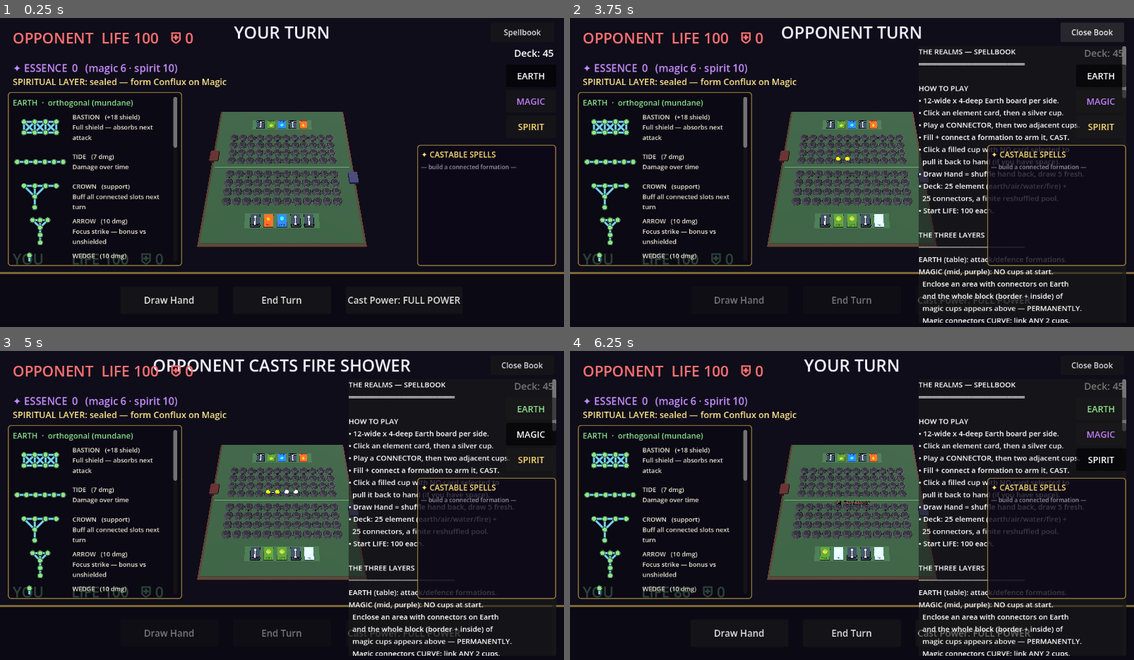
Above: before the commit, frames 1-4 (two rows, left to right).
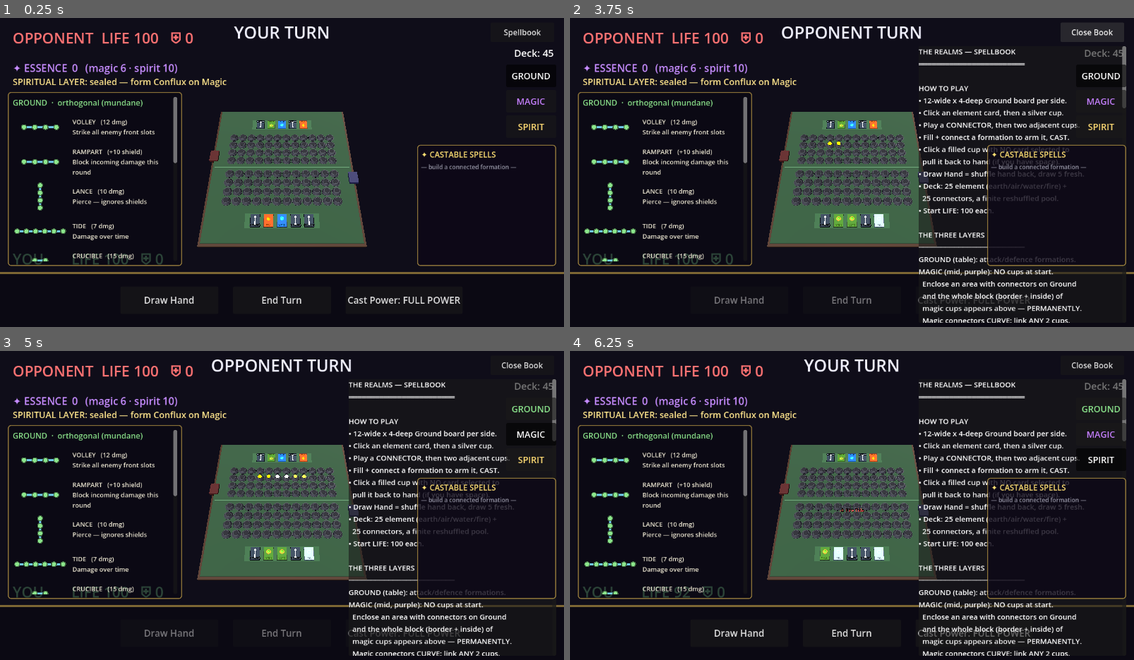
Above: after the commit, the same moments.

Repository: drandyt/the-realms
Game: Godot game, scene res://main.tscn
Same seed, same stepped clock (60 frames per second), same inputs: the game is played once before the commit and once after it.
Inputs (mouse positions are in pixels of both pictures, inside the frame that each line leads up to):
- Up to frame 1 (0.25 s): no input
- Up to frame 2 (3.75 s): click (1100, 76) at 0.5 s, where only the run before the commit has a clickable "EARTH"; click (1100, 76) at 1.25 s, where only the run after the commit has a clickable "GROUND"; click "Draw Hand" at 2 s; click "End Turn" at 2.75 s; click "Spellbook" at 3.5 s
- Up to frame 3 (5 s): click "MAGIC" at 4.25 s
- Up to frame 4 (6.25 s): click "SPIRIT" at 5 s; click (976, 632) at 5.75 s, where only the run before the commit has a clickable "Cast Power: FULL POWER"

The runs differ from the first frame. In frame 1, 3.2% of the frame differs, in the area x 2-98%, y 17-79%; in frame 2, 3.7%; in frame 3, 4.8%, in the area x 2-99%, y 2-87%; in frame 4, 3.7%.

Commit message:
Simplify Ground formations; rename Earth layer → Ground
Formations cut from 10 to 6 clean primitives, all single connected
shapes with orthogonal adjacency only (no diagonals, no disjoint
pieces). Kept: Volley, Rampart, Lance, Tide, Crucible, Bastion.
Dropped: Arrow, Crown, Wedge, Wings (disjoint or complex multi-arm
shapes that didn't read well at a glance).

Renamed the layer identifier from "earth" → "ground" everywhere it
denoted the layer (state, UI tabs, scan/cast dispatch, dim checks,
shape-list header, spellbook text). The element id "earth" (dirt
card) is unchanged. _earth_slot_at → _ground_slot_at, _cast_earth
→ _cast_ground. SPELLS dict pruned to the surviving formations.

Co-Authored-By: Claude Opus 4.7 (1M context) <noreply@anthropic.com>

Diff:
--- a/main.gd
+++ b/main.gd
@@ -34,42 +34,37 @@
 }
 
 # ── Formation definitions ─────────────────────────────────────
-# slots: which player slot indices must ALL be filled + connected
-# Earth shapes are MUNDANE and ORTHOGONAL only (no diagonals — that is
-# Magic's domain). idx = row*COLS + col, rows 0..3, built centre-board.
+# slots: which player slot indices must ALL be filled + connected.
+# Ground shapes are MUNDANE: orthogonal-only adjacency and a single
+# connected shape — no diagonals, no disjoint pieces. (Diagonals and
+# free-form links are Magic's domain.) idx = row*COLS + col on the
+# 12-wide × 4-deep board, built centre-board.
+#
+# Simplified set: lines (4 or 6), one square, one rectangle. Six
+# clean primitives that read at a glance.
 const FORMATIONS: Array[Dictionary] = [
-	{ "name": "Bastion",  "slots": [28,29,30,31,40,41,42,43], "effect": "Full shield — absorbs next attack" },
-	{ "name": "Tide",     "slots": [27,28,29,30,31,32],       "effect": "Damage over time" },
-	{ "name": "Crown",    "slots": [16,17,18,19,29,41],       "effect": "Buff all connected slots next turn" },
-	{ "name": "Arrow",    "slots": [5,6,7,18,30,42],          "effect": "Focus strike — bonus vs unshielded" },
-	{ "name": "Wedge",    "slots": [16,28,40,41,42],          "effect": "Flanking — bypasses shield edge" },
-	{ "name": "Crucible", "slots": [29,30,41,42],             "effect": "Double merged element power" },
-	{ "name": "Wings",    "slots": [28,40,33,45],             "effect": "Hit enemy outer slots" },
-	{ "name": "Rampart",  "slots": [40,41,42,43],             "effect": "Block incoming damage this round" },
-	{ "name": "Volley",   "slots": [4,5,6,7],                 "effect": "Strike all enemy front slots" },
-	{ "name": "Lance",    "slots": [6,18,30,42],              "effect": "Pierce — ignores shields" },
+	{ "name": "Volley",   "slots": [4,5,6,7],                 "effect": "Strike all enemy front slots" },           # — — — — back-row line of 4
+	{ "name": "Rampart",  "slots": [40,41,42,43],             "effect": "Block incoming damage this round" },     # — — — — front-row line of 4
+	{ "name": "Lance",    "slots": [6,18,30,42],              "effect": "Pierce — ignores shields" },             #  |  vertical line of 4
+	{ "name": "Tide",     "slots": [27,28,29,30,31,32],       "effect": "Damage over time" },                     # — — — — — — long line of 6
+	{ "name": "Crucible", "slots": [29,30,41,42],             "effect": "Double merged element power" },          # ▢ 2×2 square
+	{ "name": "Bastion",  "slots": [28,29,30,31,40,41,42,43], "effect": "Full shield — absorbs next attack" },    # ▭ 2×4 block
 ]
 
-# Spell name = formation + dominant element
+# Spell name = formation + dominant element. Deck only draws earth/air/water/fire,
+# but a few other elements are kept here for when the pool widens.
 const SPELLS: Dictionary = {
-	"Rampart_earth":  "Stone Wall",    "Rampart_water":  "Tidal Barrier",
-	"Rampart_life":   "Root Ward",     "Rampart_light":  "Holy Rampart",
-	"Arrow_fire":     "Inferno Strike","Arrow_rage":      "Wrath Bolt",
-	"Arrow_air":      "Gale Dart",     "Arrow_energy":   "Thunder Arrow",
-	"Volley_air":     "Storm Shower",  "Volley_energy":  "Static Burst",
-	"Volley_fire":    "Fire Shower",   "Volley_light":   "Radiant Volley",
+	"Volley_air":     "Storm Shower",   "Volley_energy":  "Static Burst",
+	"Volley_fire":    "Fire Shower",    "Volley_light":   "Radiant Volley",
+	"Rampart_earth":  "Stone Wall",     "Rampart_water":  "Tidal Barrier",
+	"Rampart_life":   "Root Ward",      "Rampart_light":  "Holy Rampart",
 	"Lance_rage":     "Berserker Spike","Lance_light":    "Judgement Beam",
-	"Lance_energy":   "Plasma Lance",  "Lance_fire":     "Flame Lance",
-	"Crucible_fire":  "Firestorm",     "Crucible_water": "Mud Lock",
-	"Crucible_life":  "Bloom Surge",   "Crucible_energy":"Overcharge",
-	"Crown_time":     "Timestop",      "Crown_energy":   "Overcharge Crown",
-	"Crown_light":    "Solar Crown",   "Crown_life":     "Life Crown",
-	"Wings_air":      "Hurricane Wings","Wings_light":   "Radiant Wings",
-	"Wings_fire":     "Phoenix Wings", "Wings_energy":   "Storm Wings",
-	"Wedge_rage":     "Fury Wedge",    "Wedge_water":    "Riptide",
-	"Tide_water":     "Undertow",      "Tide_time":      "Entropy Flow",
-	"Bastion_earth":  "Iron Fortress", "Bastion_light":  "Holy Aegis",
-	"Bastion_water":  "Flood Bastion", "Bastion_life":   "Living Fortress",
+	"Lance_energy":   "Plasma Lance",   "Lance_fire":     "Flame Lance",
+	"Tide_water":     "Undertow",       "Tide_time":      "Entropy Flow",
+	"Crucible_fire":  "Firestorm",      "Crucible_water": "Mud Lock",
+	"Crucible_life":  "Bloom Surge",    "Crucible_energy":"Overcharge",
+	"Bastion_earth":  "Iron Fortress",  "Bastion_light":  "Holy Aegis",
+	"Bastion_water":  "Flood Bastion",  "Bastion_life":   "Living Fortress",
 }
 
 # ── State ─────────────────────────────────────────────────────
@@ -116,8 +111,8 @@
 var _spell_panel: PanelContainer
 
 # Which layer the player is currently acting on. Others are dimmed + inert.
-var _active_layer := "earth"
-var _layer_tab_btns: Dictionary = {}   # "earth"/"magic"/"spirit" -> Button
+var _active_layer := "ground"
+var _layer_tab_btns: Dictionary = {}   # "ground"/"magic"/"spirit" -> Button
 
 const START_LIFE := 100
 var player_hp   := START_LIFE
@@ -159,10 +154,10 @@
 var opponent_essence := 0
 var spirit_unlocked  := false
 
-# Magic cups are unlocked (permanently) by enclosing Earth areas with
-# connectors. magic_unlocked[i] == earth cup i has its magic cup above it.
+# Magic cups are unlocked (permanently) by enclosing Ground areas with
+# connectors. magic_unlocked[i] == ground cup i has its magic cup above it.
 var magic_unlocked: Array = []
-var connector_graph: Dictionary = {}   # earth idx -> Array[int] neighbour idxs
+var connector_graph: Dictionary = {}   # ground idx -> Array[int] neighbour idxs
 
 # Cast power dial: 0 Full (100% dmg, 0 build) · 1 Half (50% dmg, +build) · 2 Channel (0 dmg, ++build)
 var cast_power := 0
@@ -204,7 +199,7 @@
 	_deal_opponent_hand()
 
 	# Magic / Spiritual cups do NOT exist at start — they are unlocked
-	# permanently when you enclose an area with connectors on Earth.
+	# permanently when you enclose an area with connectors on Ground.
 	var n := player_slots.size()
 	magic_player_slots.resize(n);  magic_player_slots.fill(null)
 	magic_opp_slots.resize(n);     magic_opp_slots.fill(null)
@@ -290,7 +285,7 @@
 	var cyl := CylinderShape3D.new();  cyl.radius = 0.32;  cyl.height = 0.45
 	shape.shape = cyl;  shape.position.y = 0.12
 	area.add_child(shape)
-	area.set_meta("layer", "earth");  area.set_meta("idx", idx)
+	area.set_meta("layer", "ground");  area.set_meta("idx", idx)
 	area.input_event.connect(_on_slot_input.bind(idx))
 	slot_root.add_child(area)
 
@@ -480,7 +475,7 @@
 # Right-edge layer selector. Tap a tab to act on that layer; the others
 # dim out so the board is not crowded.
 func _setup_layer_tabs() -> void:
-	var defs := [["earth", "EARTH", Color(0.55,0.90,0.55)],
+	var defs := [["ground","GROUND",Color(0.55,0.90,0.55)],
 				 ["magic", "MAGIC", Color(0.78,0.50,1.0)],
 				 ["spirit","SPIRIT",Color(1.0,0.86,0.45)]]
 	for i in defs.size():
@@ -497,7 +492,7 @@
 		b.pressed.connect(_set_active_layer.bind(key))
 		canvas.add_child(b)
 		_layer_tab_btns[key] = b
-	_set_active_layer("earth")
+	_set_active_layer("ground")
 
 
 # Right-side list of every spell you can currently cast. Click to cast.
@@ -551,7 +546,7 @@
 	vbox.custom_minimum_size = Vector2(326, 0)
 	scroll.add_child(vbox)
 
-	_add_shape_section(vbox, "EARTH  ·  orthogonal (mundane)", FORMATIONS,
+	_add_shape_section(vbox, "GROUND  ·  orthogonal (mundane)", FORMATIONS,
 		Color(0.55, 0.90, 0.55), true)
 	_add_shape_section(vbox, "MAGIC  ·  diagonals allowed", MAGIC_FORMATIONS,
 		Color(0.78, 0.50, 1.0), false)
@@ -560,7 +555,7 @@
 
 
 func _add_shape_section(vbox: VBoxContainer, title: String, list: Array,
-		tint: Color, earth: bool) -> void:
+		tint: Color, is_ground: bool) -> void:
 	var hdr := Label.new()
 	hdr.text = title
 	hdr.add_theme_font_size_override("font_size", 16)
@@ -570,7 +565,7 @@
 	for f in list:
 		var fn: String = f["name"]
 		var tag := ""
-		if earth:
+		if is_ground:
 			var dmg: int = FORMATION_BASE_DAMAGE.get(fn, 0)
 			var shd: int = FORMATION_SHIELD.get(fn, 0)
 			tag = ("%d dmg" % dmg) if dmg > 0 else \
@@ -726,7 +721,7 @@
 	var s := "THE REALMS — SPELLBOOK\n"
 	s += "════════════════════════\n\n"
 	s += "HOW TO PLAY\n"
-	s += "• %d-wide x %d-deep Earth board per side.\n" % [COLS, ROWS]
+	s += "• %d-wide x %d-deep Ground board per side.\n" % [COLS, ROWS]
 	s += "• Click an element card, then a silver cup.\n"
 	s += "• Play a CONNECTOR, then two adjacent cups.\n"
 	s += "• Fill + connect a formation to arm it, CAST.\n"
@@ -738,9 +733,9 @@
 	s += "• Start LIFE: %d each.\n\n" % START_LIFE
 	s += "THE THREE LAYERS\n"
 	s += "────────────────────────\n"
-	s += "EARTH (table): attack/defence formations.\n"
+	s += "GROUND (table): attack/defence formations.\n"
 	s += "MAGIC (mid, purple): NO cups at start.\n"
-	s += "  Enclose an area with connectors on Earth\n"
+	s += "  Enclose an area with connectors on Ground\n"
 	s += "  and the whole block (border + inside) of\n"
 	s += "  magic cups appears above — PERMANENTLY.\n"
 	s += "  Magic connectors CURVE: link ANY 2 cups.\n"
@@ -749,7 +744,7 @@
 	s += "  Sealed until you form CONFLUX on Magic.\n\n"
 	s += "ESSENCE — feeding the climb\n"
 	s += "────────────────────────\n"
-	s += "Use the Cast Power dial before an Earth cast:\n"
+	s += "Use the Cast Power dial before a Ground cast:\n"
 	s += "• FULL   — full damage, no Essence.\n"
 	s += "• HALF   — half damage, Essence = shape size.\n"
 	s += "• CHANNEL— no damage, double Essence.\n"
@@ -872,8 +867,8 @@
 func _input(event: InputEvent) -> void:
 	if _turn != "player" or _game_over: return
 	if not _has_selection: return
-	# Drag-to-board is Earth-only; Magic/Spirit place via click on their cups.
-	if _active_layer != "earth": return
+	# Drag-to-board is Ground-only; Magic/Spirit place via click on their cups.
+	if _active_layer != "ground": return
 
 	if event is InputEventMouseMotion:
 		if _maybe_drag and (event.button_mask & MOUSE_BUTTON_MASK_LEFT) \
@@ -881,7 +876,7 @@
 			_dragging = true
 		var w = _world_on_board(event.position)
 		if w != null:
-			var idx := _earth_slot_at(w)
+			var idx := _ground_slot_at(w)
 			if _dragging and is_instance_valid(_selected_card_node):
 				_selected_card_node.position = Vector3(w.x, 0.34, w.z)
 			_update_hover(idx)
@@ -890,7 +885,7 @@
 			and not event.pressed:
 		if _dragging:
 			var w = _world_on_board(event.position)
-			var idx := _earth_slot_at(w) if w != null else -1
+			var idx := _ground_slot_at(w) if w != null else -1
 			_dragging = false;  _maybe_drag = false
 			_clear_hover()
 			if _selected_card_data.get("type") == "connector":
@@ -924,7 +919,7 @@
 	return plane.intersects_ray(o, d)
 
 
-func _earth_slot_at(world) -> int:
+func _ground_slot_at(world) -> int:
 	if world == null: return -1
 	var start_x := -(COLS - 1) * SLOT_GAP_X / 2.0
 	var fcol: float = (world.x - start_x) / SLOT_GAP_X
@@ -971,7 +966,7 @@
 	if not (event is InputEventMouseButton and event.pressed and event.button_index == MOUSE_BUTTON_LEFT):
 		return
 	if _turn != "player" or _game_over: return
-	if _active_layer != "earth": return
+	if _active_layer != "ground": return
 	if not _has_selection:
 		_take_back_from_slot(slot_idx)
 		return
@@ -1378,7 +1373,7 @@
 
 
 func _is_adjacent(a: int, b: int) -> bool:
-	# Earth: ORTHOGONAL neighbours only — no diagonals (mundane).
+	# Ground: ORTHOGONAL neighbours only — no diagonals (mundane).
 	if a == b: return false
 	var ra := _slot_rc(a);  var rb := _slot_rc(b)
 	return abs(ra.x - rb.x) + abs(ra.y - rb.y) == 1
@@ -1517,9 +1512,8 @@
 # ── Cast / damage ─────────────────────────────────────────────
 
 const FORMATION_BASE_DAMAGE: Dictionary = {
-	"Lance": 8, "Arrow": 10, "Volley": 12, "Wedge": 10,
-	"Wings": 9, "Crucible": 15, "Tide": 7,
-	"Crown": 0, "Rampart": 0, "Bastion": 0,
+	"Volley": 12, "Lance": 10, "Tide": 7, "Crucible": 15,
+	"Rampart": 0, "Bastion": 0,
 }
 
 const FORMATION_SHIELD: Dictionary = {
@@ -1579,7 +1573,7 @@
 		var fname: String = f["name"]
 		var dom := _dominant_of(contents, fslots)
 		var title: String
-		if layer == "earth":
+		if layer == "ground":
 			title = SPELLS.get(fname + "_" + dom, dom.capitalize() + " " + fname)
 		else:
 			title = "%s %s" % [dom.capitalize(), fname]
@@ -1593,7 +1587,7 @@
 
 func _scan_formations() -> void:
 	_spells = []
-	_scan_layer("earth", FORMATIONS, slot_contents, connections, null)
+	_scan_layer("ground", FORMATIONS, slot_contents, connections, null)
 	var any_magic := magic_unlocked.has(true)
 	if any_magic:
 		_scan_layer("magic", MAGIC_FORMATIONS, m_slot_contents,
@@ -1651,14 +1645,14 @@
 	if _turn != "player" or _game_over: return
 	if _cast_locked.has(entry["key"]): return
 	match entry["layer"]:
-		"earth":  _cast_earth(entry)
+		"ground": _cast_ground(entry)
 		"magic":  _cast_magic(entry)
 		"spirit": _cast_spirit(entry)
 	_cast_locked[entry["key"]] = true
 	_refresh_spells()
 
 
-func _cast_earth(entry: Dictionary) -> void:
+func _cast_ground(entry: Dictionary) -> void:
 	var fname: String = entry["name"]
 	var base_dmg: int = FORMATION_BASE_DAMAGE.get(fname, 0)
 	var mult: float   = ELEMENT_MULTIPLIER.get(entry["dom"], 1.0)
@@ -1767,10 +1761,10 @@
 
 
 func _apply_layer_dim() -> void:
-	_dim_roots(player_slots,   _active_layer != "earth")
-	_dim_roots(opponent_slots, _active_layer != "earth")
+	_dim_roots(player_slots,   _active_layer != "ground")
+	_dim_roots(opponent_slots, _active_layer != "ground")
 	for conn in connections:
-		_dim_roots([conn.get("bridge")], _active_layer != "earth")
+		_dim_roots([conn.get("bridge")], _active_layer != "ground")
 	_dim_roots(magic_player_slots, _active_layer != "magic")
 	_dim_roots(magic_opp_slots,    _active_layer != "magic")
 	for conn in m_connections:
@@ -1912,7 +1906,7 @@
 	_clear_opponent_board()
 	await get_tree().create_timer(0.4).timeout
 
-	# Pick a real offensive Earth formation to build.
+	# Pick a real offensive Ground formation to build.
 	var offensive: Array = []
 	for f in FORMATIONS:
 		if FORMATION_BASE_DAMAGE.get(f["name"], 0) > 0:
@@ -2259,7 +2253,7 @@
 
 
 func _flash_essence_warn() -> void:
-	formation_label.text = "Not enough ✦ Essence — cast Earth spells (Half/Channel) to bank it"
+	formation_label.text = "Not enough ✦ Essence — cast Ground spells (Half/Channel) to bank it"
 
 
 # ── Enclosure → Magic-cup unlock ──────────────────────────────
